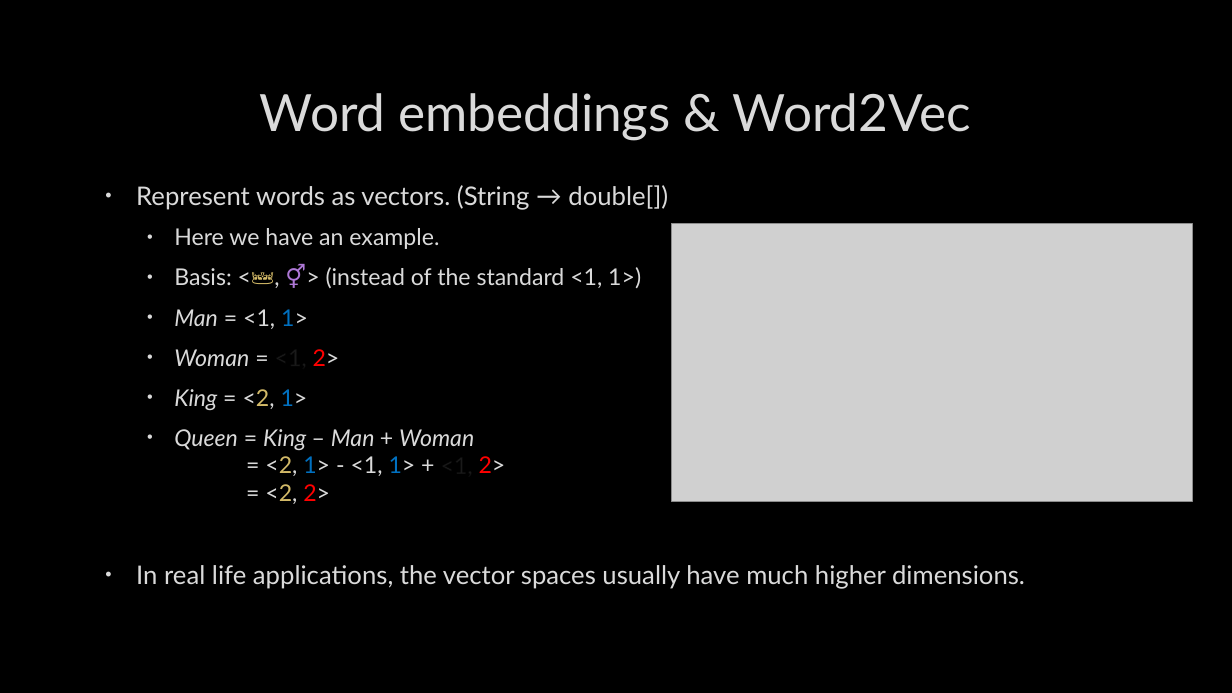
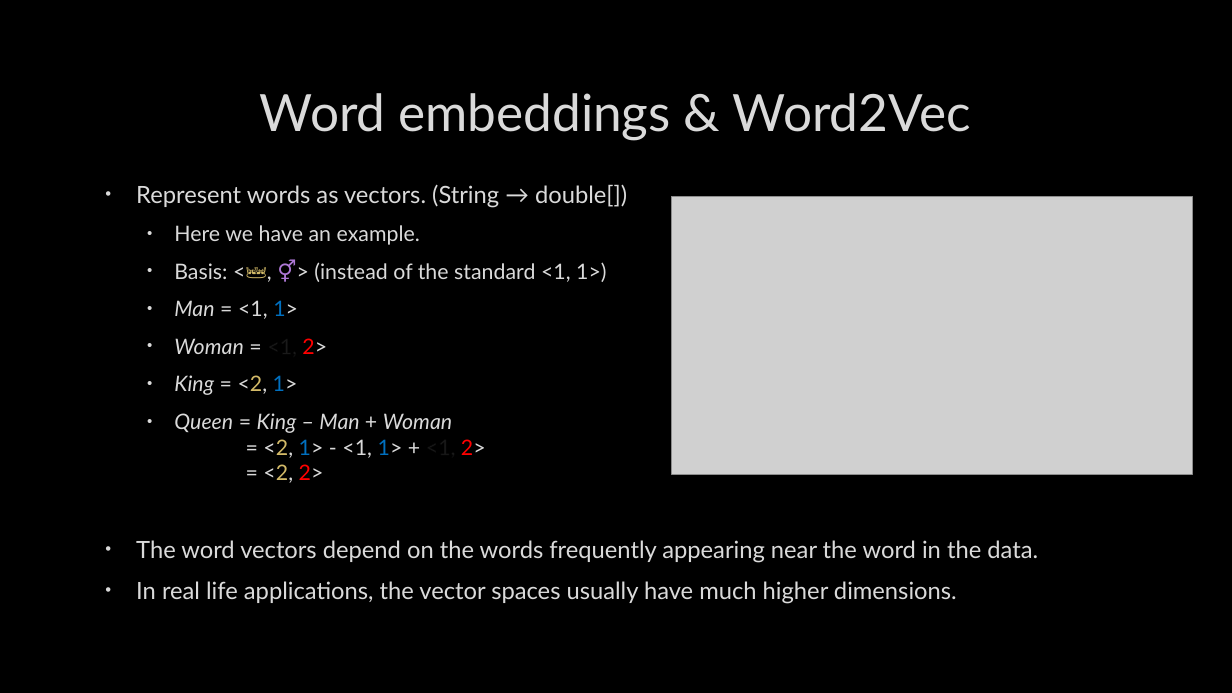
Before and after one commit to yueagar/ESTR2018-project, a slide deck: slide 2 of Presentation.pptx. Drawn at 1232x693 pixels with LibreOffice and Linux fonts; fonts in the diff are those of the drawing; grey boxes stand for pictures; background and template pictures are left out. Boxes give left, top, right and bottom in pixels: in the first picture for what was removed or moved away, otherwise in the second. Text is boxed around its words. In the diff, an @@ line names an element or a change of style, - is before the commit and + after.

```diff
--- a/Presentation.pptx
+++ b/Presentation.pptx
@@ text at (x1=136, y1=184, x2=957, y2=599): size 20 to 18.5 pt in "Represent words as vectors. (String → double[])", "In real life applications, the vector spaces ..."; size 18 to 16.6 pt in "Here we have an example.", "Basis: <👑, ⚥> (instead of the standard ...", "Man = <1, 1>", "Woman = <1, 2>" and 2 more places @@
@@ picture moved from (x1=671, y1=224, x2=1192, y2=502) to (x1=671, y1=196, x2=1192, y2=474) @@
@@ text at (x1=136, y1=540, x2=1038, y2=563): paragraph added @@
+• The word vectors depend on the words frequently appearing near the word in the data.
```
Also in this commit, not shown: 2 other slides changed, 2 other files.
